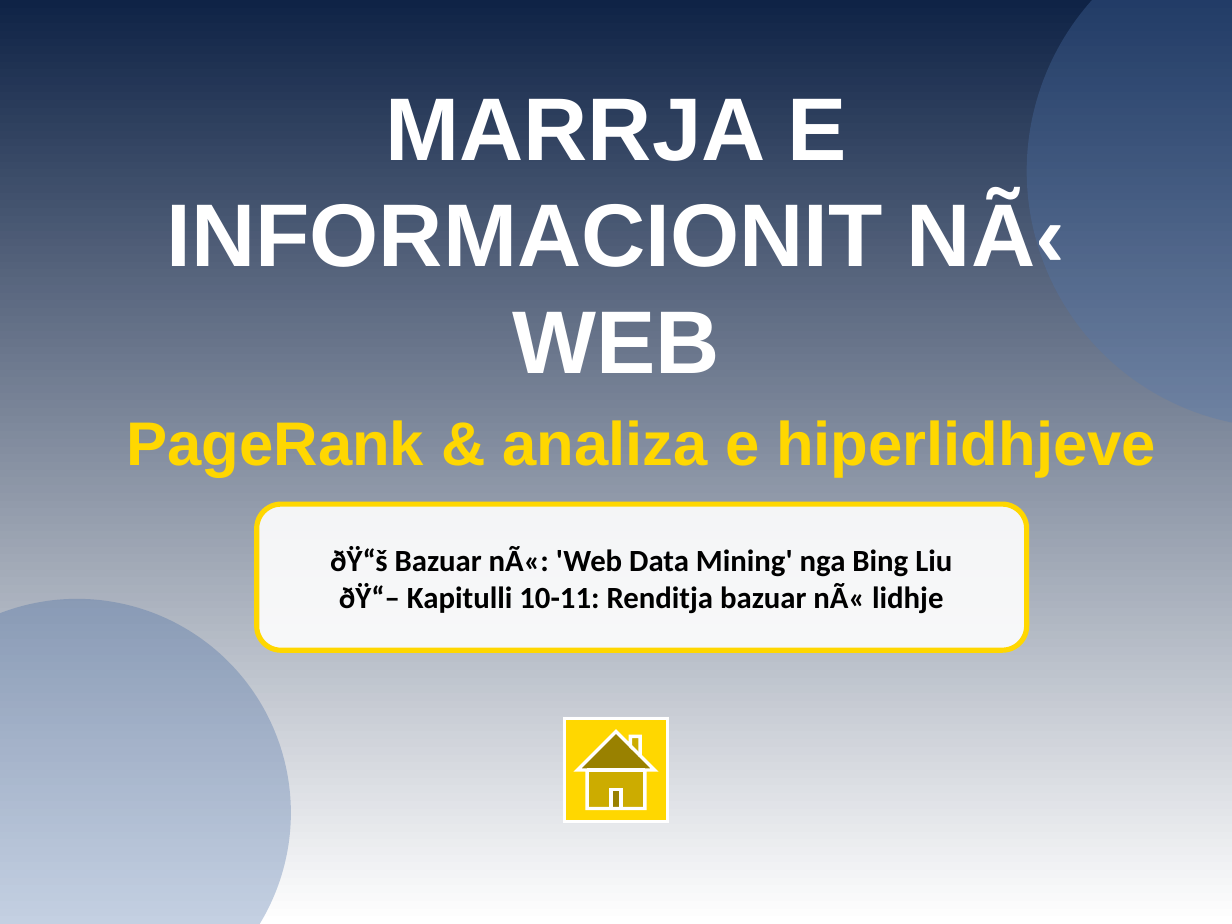
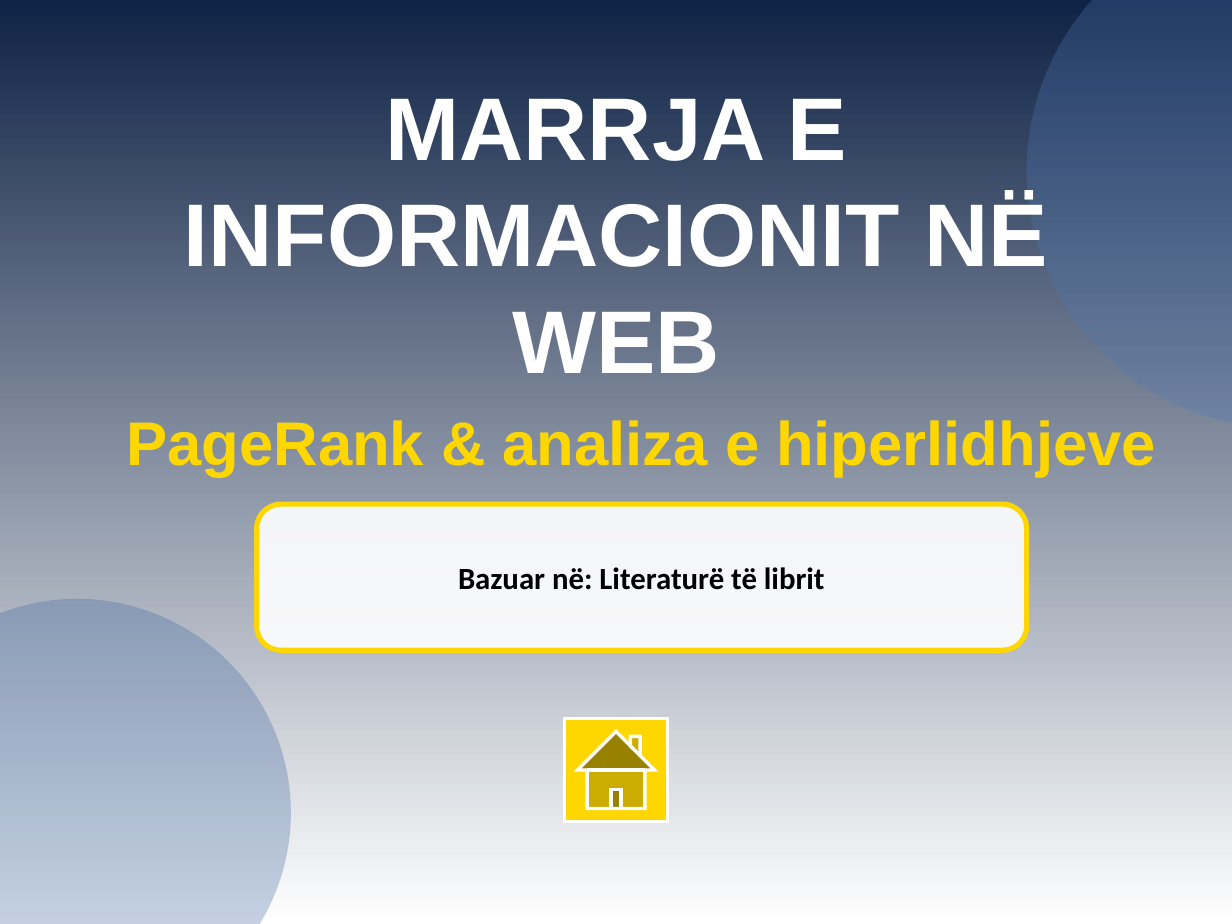
Before and after one commit to ShabanEjupi/TokerrGjiki, a slide deck: slide 1 of Professor_Projects/1_WebInfo_PageRank/PageRankPresentation.pptx. Drawn at 1232x924 pixels with LibreOffice and Linux fonts; fonts in the diff are those of the drawing. Boxes give left, top, right and bottom in pixels: in the first picture for what was removed or moved away, otherwise in the second. Text is boxed around its words. In the diff, an @@ line names an element or a change of style, - is before the commit and + after.

```diff
--- a/Professor_Projects/1_WebInfo_PageRank/PageRankPresentation.pptx
+++ b/Professor_Projects/1_WebInfo_PageRank/PageRankPresentation.pptx
@@ text at box(184, 99, 1047, 373): text changed @@
-MARRJA E INFORMACIONIT NÃ‹ WEB
+MARRJA E INFORMACIONIT NË WEB
@@ text at box(458, 567, 825, 590): text changed @@
-ðŸ“š Bazuar nÃ«: 'Web Data Mining' nga Bing Liu
-ðŸ“– Kapitulli 10-11: Renditja bazuar nÃ« lidhje
+Bazuar në: Literaturë të librit
```
Also in this commit, not shown: 12 other slides changed, 58 other files.
